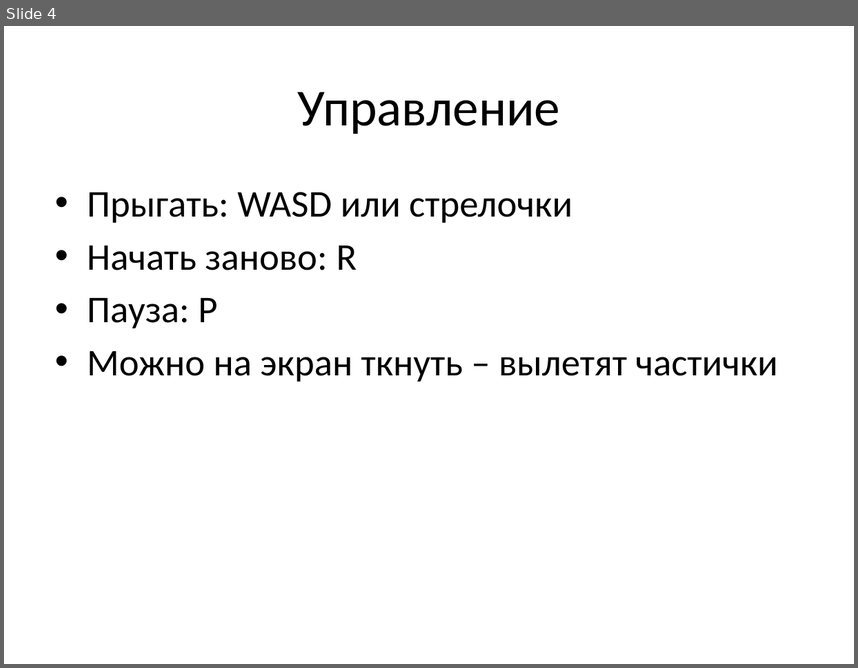
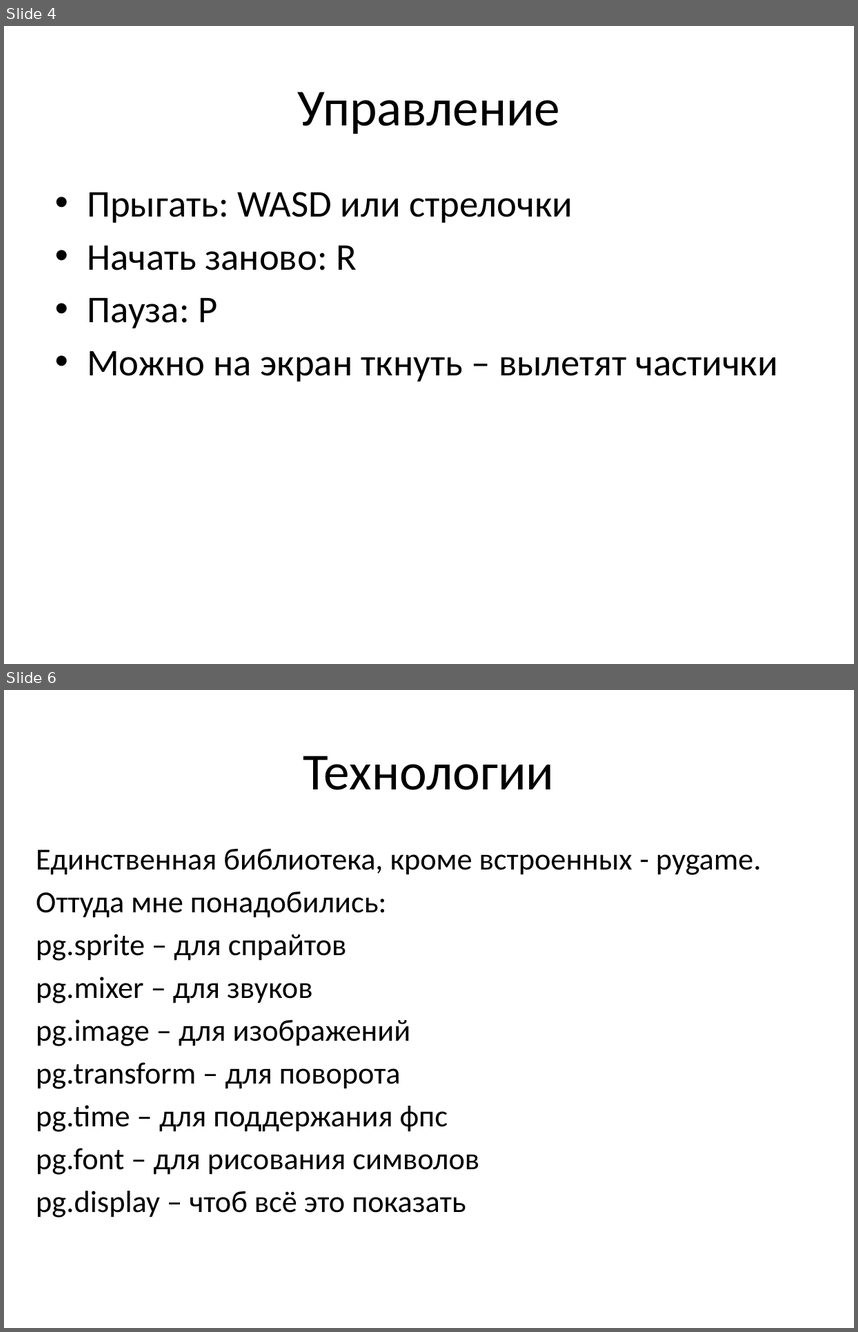
Before and after one commit to Poweedlou/frogger, a slide deck: presentation/Презентация.pptx. Shown one above the other, each under a label of ours: slide 4 before the commit, slides 4 and 6 after it; the slides between them are not shown. The pictures are 858x668 and 858x1332 pixels, drawn with LibreOffice and Linux fonts; fonts in the diff are those of the drawing. Boxes give left, top, right and bottom in pixels: in the first picture for what was removed or moved away, otherwise in the second. Text is boxed around its words. In the diff, an @@ line names an element or a change of style, - is before the commit and + after.

```diff
--- a/presentation/Презентация.pptx
+++ b/presentation/Презентация.pptx
@@ slide 6 added at (x1=4, y1=690, x2=854, y2=1328), background #FFFFFF @@
@@ title added at (x1=303, y1=756, x2=554, y2=790), 44 pt, text #000000 @@
+Технологии
@@ text added at (x1=36, y1=849, x2=762, y2=1217), 25.9 pt, text #000000 @@
+Единственная библиотека, кроме встроенных - pygame.
+Оттуда мне понадобились:
+pg.sprite – для спрайтов
+pg.mixer – для звуков
+pg.image – для изображений
+pg.transform – для поворота
+pg.time – для поддержания фпс
+pg.font – для рисования символов
+pg.display – чтоб всё это показать
```
Also in this commit, not shown: 2 other slides added.
